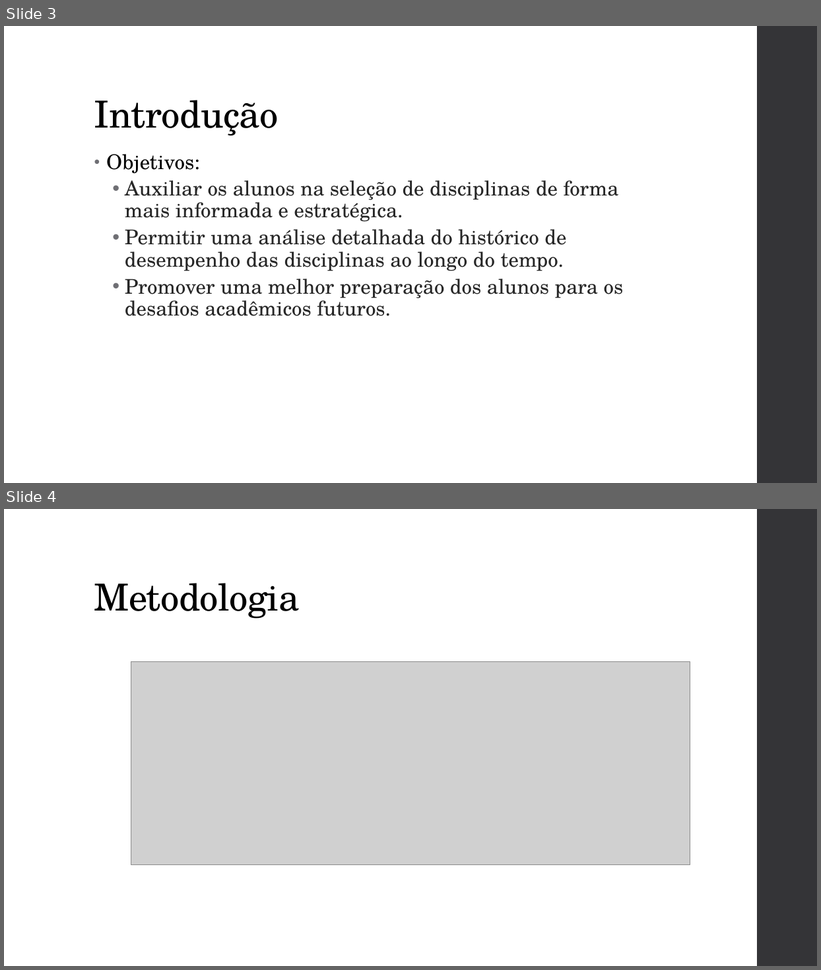
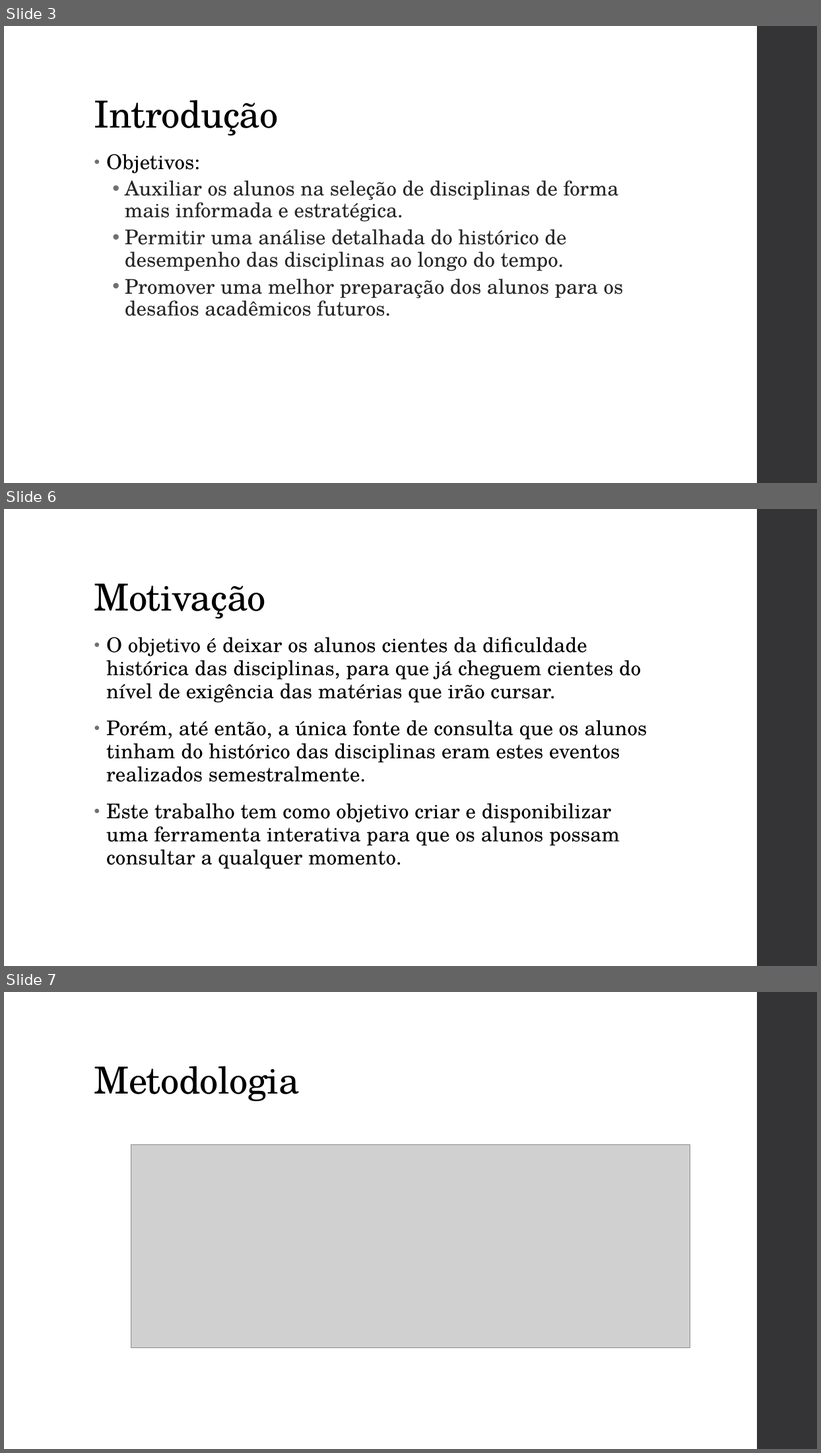
Before and after one commit to gvheisler/dashboard-disciplinas, a slide deck: presentation/presentation.pptx. Shown one above the other, each under a label of ours: slides 3 and 4 before the commit, slides 3, 6 and 7 after it; the slides between them are not shown. The pictures are 821x970 and 821x1453 pixels, drawn with LibreOffice and Linux fonts; fonts in the diff are those of the drawing; grey boxes stand for pictures. Boxes give left, top, right and bottom in pixels: in the first picture for what was removed or moved away, otherwise in the second. Text is boxed around its words. In the diff, an @@ line names an element or a change of style, - is before the commit and + after.

```diff
--- a/presentation/presentation.pptx
+++ b/presentation/presentation.pptx
@@ slide 6 added at <box>4,509,817,966</box>, background #FFFFFF; not listed: 1 template element that a slide beside it also shows @@
@@ title added at <box>94,584,266,619</box>, 44 pt, text #000000 @@
+Motivação
@@ text added at <box>106,637,648,869</box>, 24 pt, text #000000 @@
+• O objetivo é deixar os alunos cientes da dificuldade histórica das disciplinas, para que já cheguem cientes do nível de exigência das matérias que irão cursar.
+• Porém, até então, a única fonte de consulta que os alunos tinham do histórico das disciplinas eram estes eventos realizados semestralmente.
+• Este trabalho tem como objetivo criar e disponibilizar uma ferramenta interativa para que os alunos possam consultar a qualquer momento.
@@ what was slide 4 is now slide 7 @@
```
Also in this commit, not shown: 3 slides changed, 4 other slides added, 3 other files.
